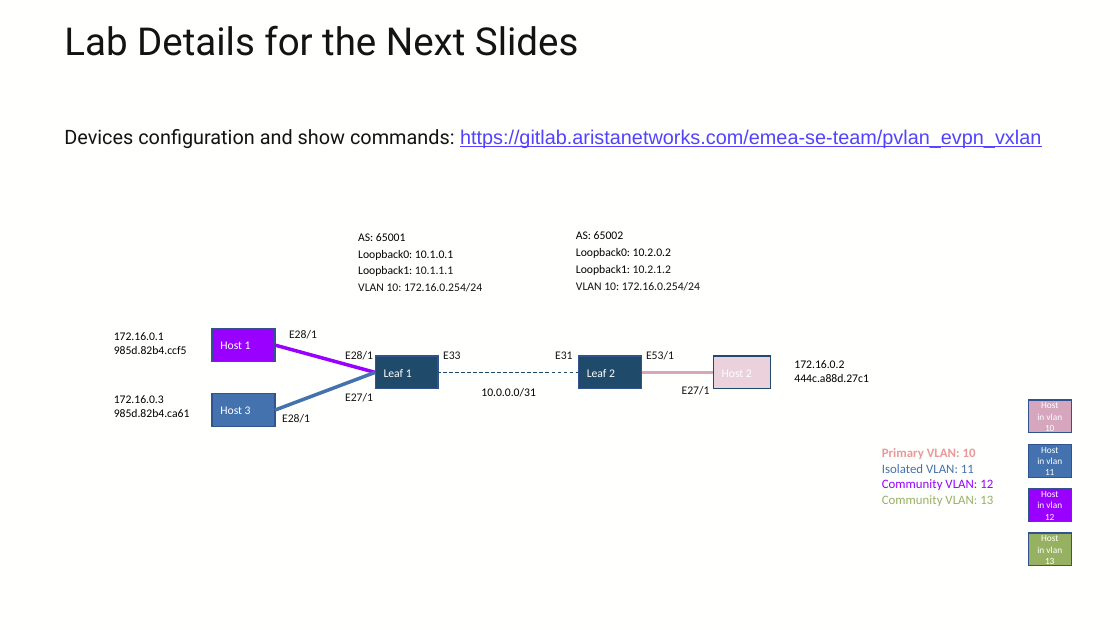
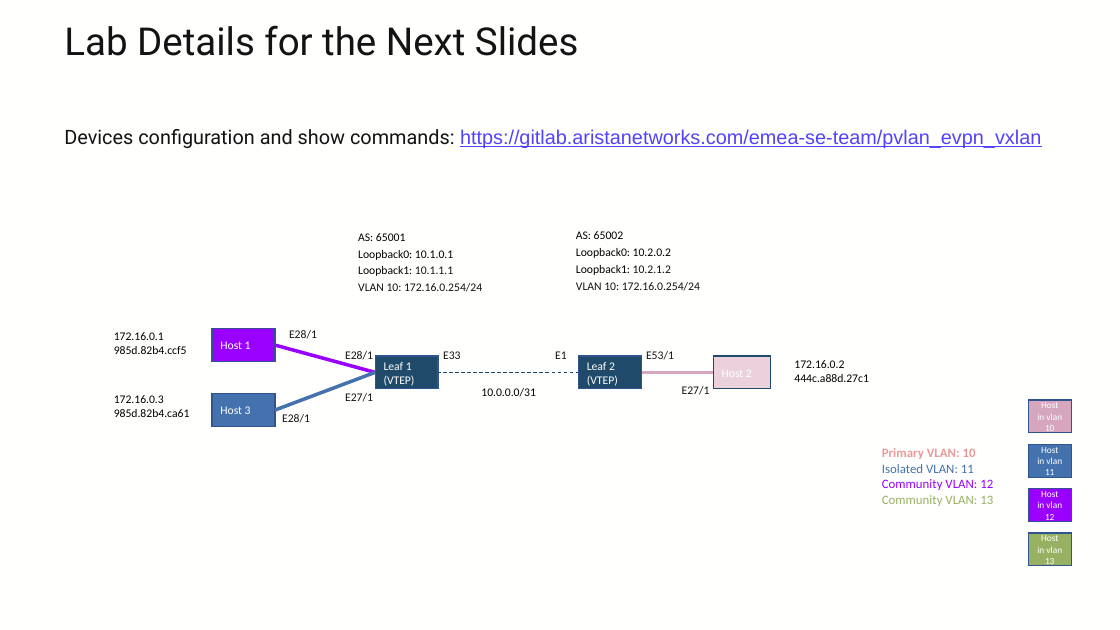
Before and after one commit to ksator/pvlan_evpn_vxlan, a slide deck: slide 22 of PVLAN_EVPN_VXLAN.pptx (slide 21 before the commit). Drawn at 1120x630 pixels with LibreOffice and Linux fonts; fonts in the diff are those of the drawing; background and template pictures are left out. Boxes give left, top, right and bottom in pixels: in the first picture for what was removed or moved away, otherwise in the second. Text is boxed around its words. In the diff, an @@ line names an element or a change of style, - is before the commit and + after.

```diff
--- a/PVLAN_EVPN_VXLAN.pptx
+++ b/PVLAN_EVPN_VXLAN.pptx
@@ text at box(555, 351, 567, 359): text changed @@
-E31
+E1
@@ text in rectangle at box(384, 362, 415, 386): text changed @@
-Leaf 1
+Leaf 1
+(VTEP)
@@ text in rectangle at box(587, 362, 618, 386): text changed @@
-Leaf 2
+Leaf 2
+(VTEP)
```
Also in this commit, not shown: 11 other slides changed, 1 slide added.
